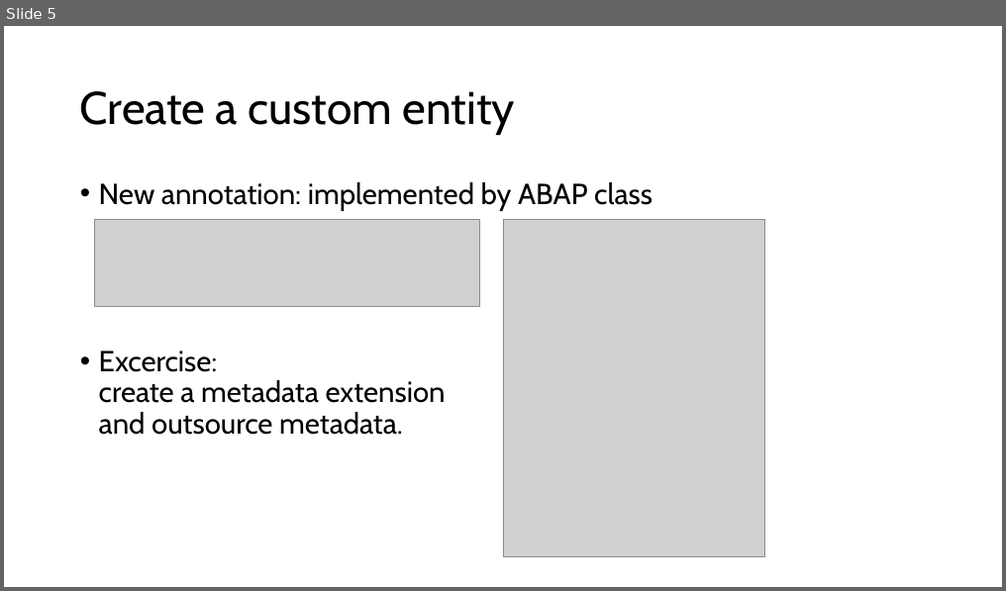
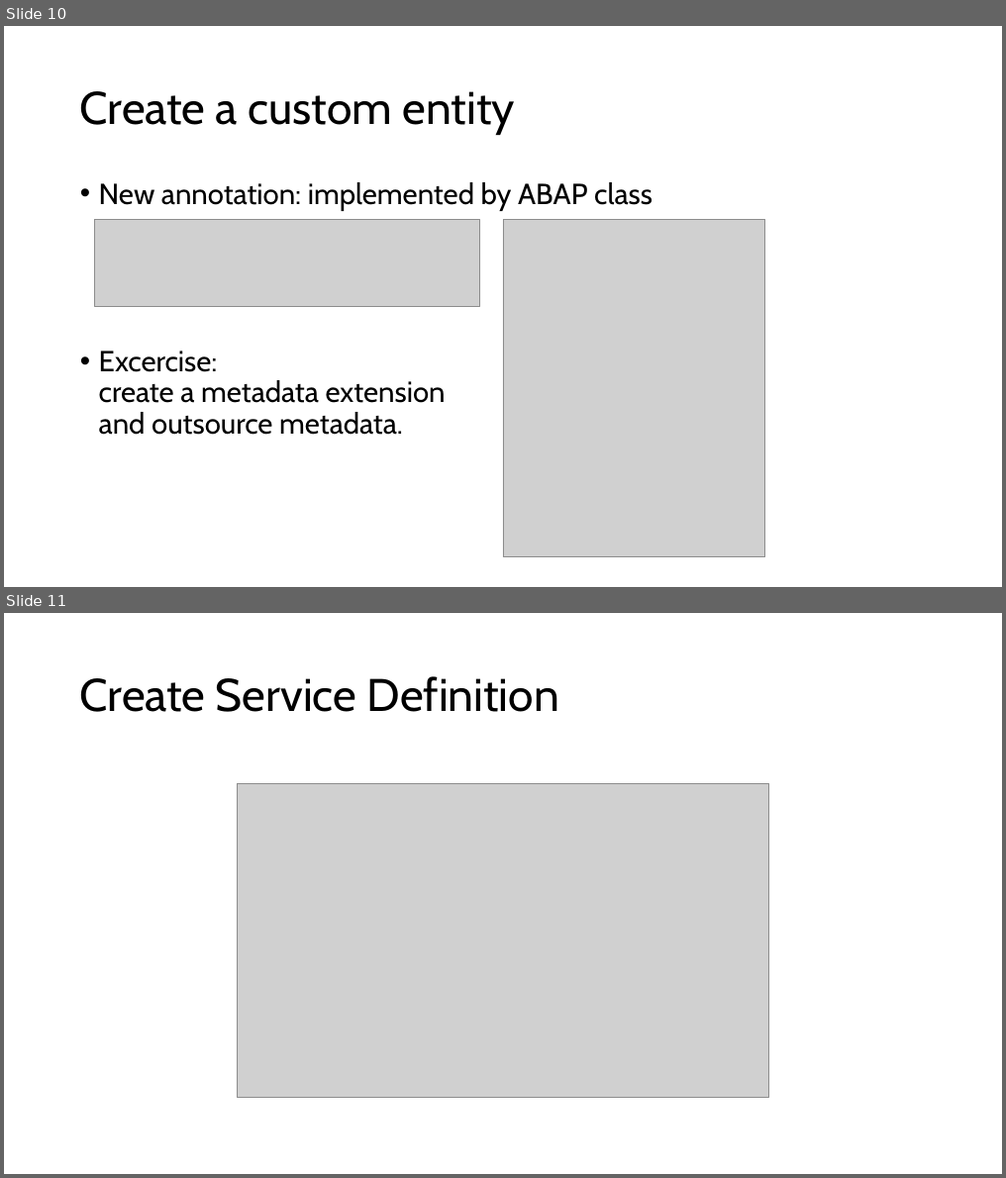
Before and after one commit to DevelopmentBvise/Schulung, a slide deck: RAP Unmanaged Query/UnmanagedQuery.pptx. Shown one above the other, each under a label of ours: slide 5 before the commit, slides 10 and 11 after it. The pictures are 1006x591 and 1006x1178 pixels, drawn with LibreOffice and Linux fonts; fonts in the diff are those of the drawing; grey boxes stand for pictures. Boxes give left, top, right and bottom in pixels: in the first picture for what was removed or moved away, otherwise in the second. Text is boxed around its words. In the diff, an @@ line names an element or a change of style, - is before the commit and + after.

```diff
--- a/RAP Unmanaged Query/UnmanagedQuery.pptx
+++ b/RAP Unmanaged Query/UnmanagedQuery.pptx
@@ slide 11 added at (4,613,1002,1174), background #FFFFFF @@
@@ title added at (80,676,559,712), 44 pt, text #000000 @@
+Create Service Definition
@@ picture added at (237,783,769,1097) @@
@@ what was slide 5 is now slide 10 @@
```
Also in this commit, not shown: 6 other slides added, 1 slide removed, 1 other file.
